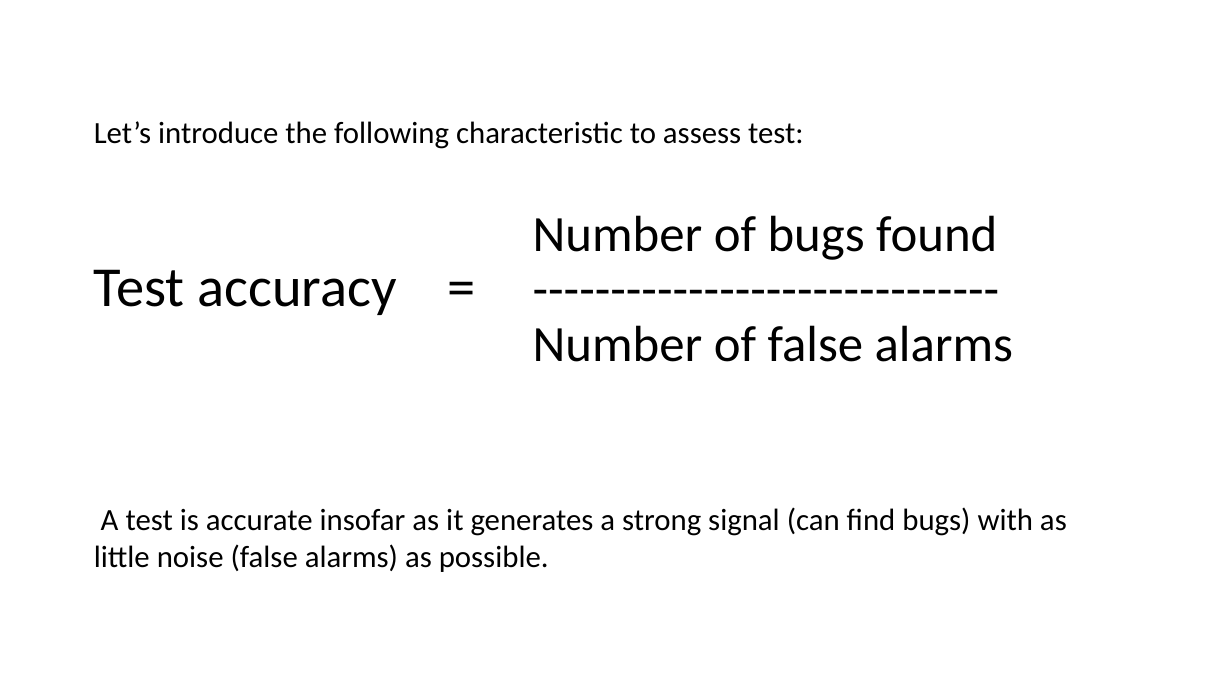
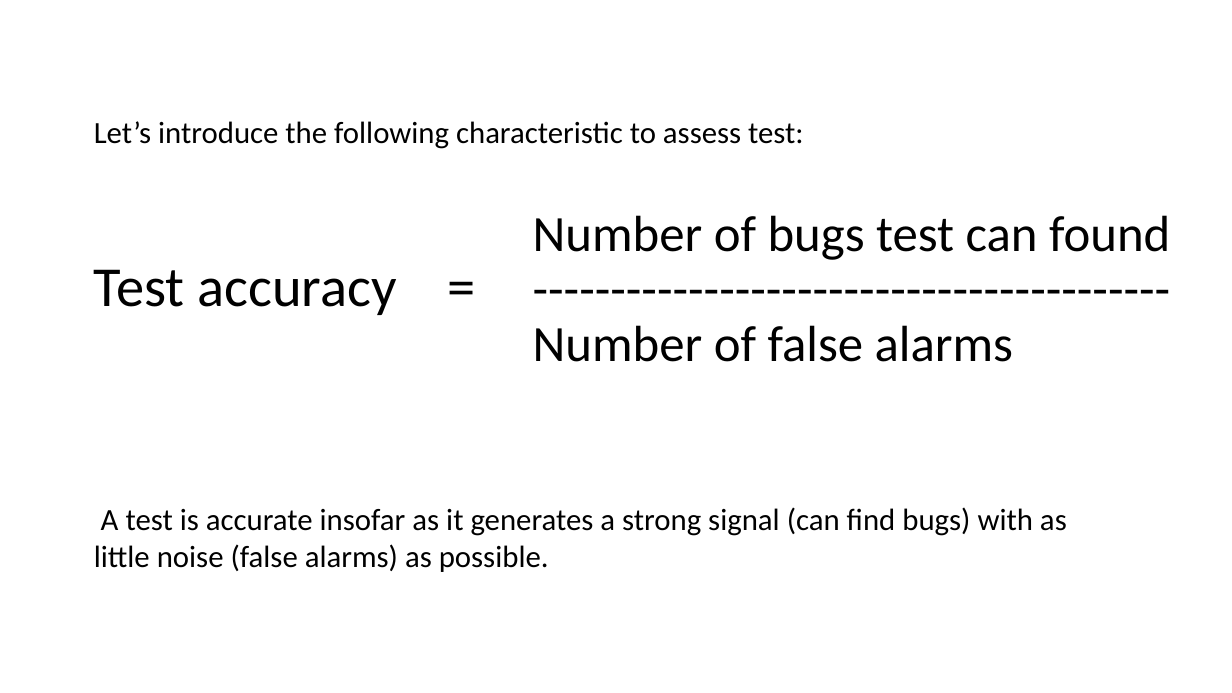
Before and after one commit to magicmanam/slides, a slide deck: slide 21 of automation-testing/unit-testing.pptx. Drawn at 1232x693 pixels with LibreOffice and Linux fonts; fonts in the diff are those of the drawing. Boxes give left, top, right and bottom in pixels: in the first picture for what was removed or moved away, otherwise in the second. Text is boxed around its words. In the diff, an @@ line names an element or a change of style, - is before the commit and + after.

```diff
--- a/automation-testing/unit-testing.pptx
+++ b/automation-testing/unit-testing.pptx
@@ title at [533,215,1170,362]: text changed @@
-Number of bugs found
-------------------------------
-Number of false alarms
+Number of bugs test can found
+-----------------------------------------
+Number of false alarms
```
Also in this commit, not shown: 29 other slides changed.
